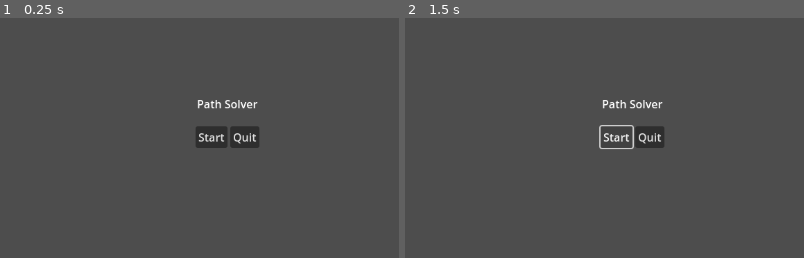
Above: before the commit, frames 1-2 (left to right).
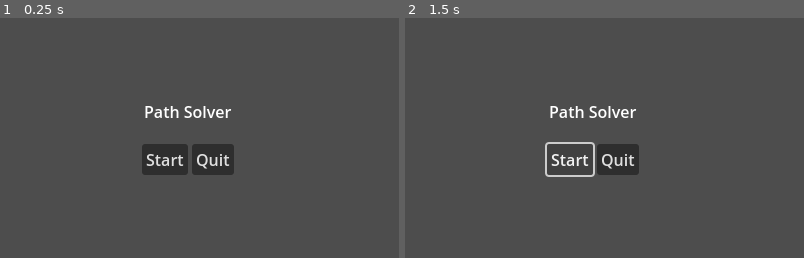
Above: after the commit, the same moments.

Repository: lethall/path_solver
Game: Godot game, scene res://gui.tscn
Same seed, same stepped clock (60 frames per second), same inputs: the game is played once before the commit and once after it.
Inputs:
- Up to frame 1 (0.25 s): no input
- Up to frame 2 (1.5 s): click "Start" at 0.5 s; click "Start" at 1.25 s
The pictures show only the part of the screen within x 22-71%, y 25-75%; the shares and areas given below are measured in that part.
In our replay, the window is 799x449 before the commit and 720x480 after it. These sizes can differ from the game's own. Grey fills any space a smaller window leaves; there, only what the larger window draws over its background counts as a difference.

The runs differ from the first frame. In frame 1, 4.5% of the frame differs, in the area x 35-65%, y 34-66%; in frame 2, 3.3%.

Commit message:
Partial but stupid

Diff:
--- /dev/null
+++ b/character_body_2d.gd
@@ -0,0 +1,35 @@
+extends CharacterBody2D
+
+var movement_speed: float = 200.0
+var movement_target_position: Vector2 = Vector2(700.0,460.0)
+
+@onready var navigation_agent: NavigationAgent2D = $NavigationAgent2D
+
+func _ready():
+	# These values need to be adjusted for the actor's speed
+	# and the navigation layout.
+	navigation_agent.path_desired_distance = 4.0
+	navigation_agent.target_desired_distance = 4.0
+
+	# Make sure to not await during _ready.
+	call_deferred("actor_setup")
+
+func actor_setup():
+	# Wait for the first physics frame so the NavigationServer can sync.
+	await get_tree().physics_frame
+
+	# Now that the navigation map is no longer empty, set the movement target.
+	set_movement_target(movement_target_position)
+
+func set_movement_target(movement_target: Vector2):
+	navigation_agent.target_position = movement_target
+
+func _physics_process(_delta):
+	if navigation_agent.is_navigation_finished():
+		return
+
+	var current_agent_position: Vector2 = global_position
+	var next_path_position: Vector2 = navigation_agent.get_next_path_position()
+
+	velocity = current_agent_position.direction_to(next_path_position) * movement_speed
+	move_and_slide()
--- /dev/null
+++ b/nav_test.tscn
@@ -0,0 +1,45 @@
+[gd_scene load_steps=5 format=3 uid="uid://cvildvogihgvu"]
+
+[ext_resource type="Script" path="res://character_body_2d.gd" id="1_q2blt"]
+[ext_resource type="Texture2D" uid="uid://us7kgxv6js6t" path="res://icon.svg" id="2_fwaf2"]
+
+[sub_resource type="NavigationPolygon" id="NavigationPolygon_mcjj6"]
+vertices = PackedVector2Array(-1507, -605.562, -1507, -748.469, -1152.58, -730.469, -1375.36, -599.672, -1139.67, -441.398, -1268.46, -225.047, -997.25, -226.938, -1125.92, -437.398, -913.891, -480.039, -986.969, -635.742, -752.672, -624.453, -897.383, -477.773, -739.344, -230.117, -886.43, -231.883)
+polygons = Array[PackedInt32Array]([PackedInt32Array(0, 1, 2, 3), PackedInt32Array(3, 2, 4, 5), PackedInt32Array(6, 5, 4, 7), PackedInt32Array(8, 6, 7, 9), PackedInt32Array(8, 9, 10, 11), PackedInt32Array(11, 10, 12, 13)])
+outlines = Array[PackedVector2Array]([PackedVector2Array(-1517, -759, -1143, -740, -1130, -449, -992, -646, -743, -634, -729, -220, -896, -222, -907, -469, -990, -217, -1276, -215, -1383, -590, -1517, -596)])
+
+[sub_resource type="RectangleShape2D" id="RectangleShape2D_hgr33"]
+size = Vector2(85, 83)
+
+[node name="Node2D" type="Node2D"]
+
+[node name="NavigationRegion2D" type="NavigationRegion2D" parent="."]
+position = Vector2(1456, 695)
+navigation_polygon = SubResource("NavigationPolygon_mcjj6")
+
+[node name="CharacterBody2D" type="CharacterBody2D" parent="."]
+script = ExtResource("1_q2blt")
+
+[node name="CollisionShape2D" type="CollisionShape2D" parent="CharacterBody2D"]
+position = Vector2(-2.5, 1.5)
+shape = SubResource("RectangleShape2D_hgr33")
+
+[node name="NavigationAgent2D" type="NavigationAgent2D" parent="CharacterBody2D"]
+
+[node name="Sprite2D" type="Sprite2D" parent="CharacterBody2D"]
+texture = ExtResource("2_fwaf2")
+
+[node name="Marker2D" type="Marker2D" parent="."]
+position = Vector2(700, 460)
+
+[node name="ColorRect" type="ColorRect" parent="."]
+offset_left = 46.0
+offset_top = 153.0
+offset_right = 124.0
+offset_bottom = 513.0
+
+[node name="ColorRect2" type="ColorRect" parent="."]
+offset_left = 351.0
+offset_top = 132.0
+offset_right = 479.0
+offset_bottom = 272.0
--- a/project.godot
+++ b/project.godot
@@ -15,6 +15,16 @@
 config/features=PackedStringArray("4.3", "GL Compatibility")
 config/icon="res://icon.svg"
 
+[display]
+
+window/size/viewport_width=720
+window/size/viewport_height=480
+
+[editor]
+
+version_control/plugin_name="GitPlugin"
+version_control/autoload_on_startup=true
+
 [rendering]
 
 renderer/rendering_method="gl_compatibility"
Not shown, changed: .gitignore
